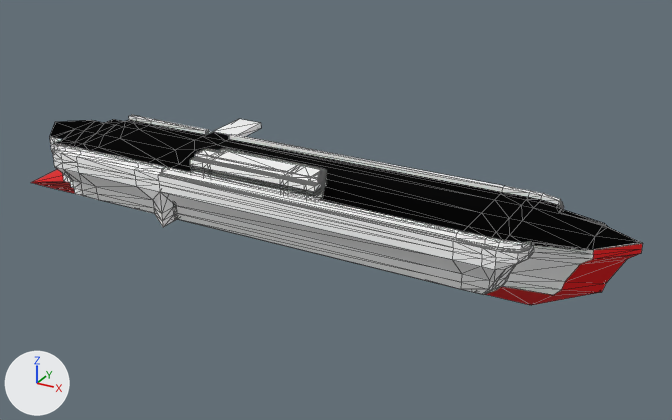
The glTF model aircraftcarriernew.glb as it was, and as the next commit left it.
The view is the same before and after, from a 50 mm lens placed at (173.0, -280.0, 128.0), pointed at (15.0, 7.0, -16.0). The lights are fixed; the arrows at lower left show +X, +Y and +Z. Mesh edges are drawn as thin lines. Where no turn or scale is listed for an object, it has been applied to the vertices.

The scene before the commit, as lines of its bpy script (objects in view):
```python
mat_runway = principled_material('Runway')
mat_runway.base_color = (0.00039, 0.00039, 0.00039)  # black #010101
mat_runway.metallic = 1.0
mat_runway.roughness = 1.0
me_cube_001 = bpy.data.meshes.new('Cube.001')
me_cube_001.from_pydata(...)  # 995 vertices, 2031 faces; spans x -48.0..215.0, y -25.0..44.0, z -28.0..10.0
# faces by material slot: [1747, 124, 84, 76]
me_cube_001.materials.append(mat_cube)  # white #ffffff
me_cube_001.materials.append(mat_runway)  # black #010101
me_cube_001.materials.append(mat_windows)  # dark grey #4e4e4e
me_cube_001.materials.append(mat_ram)  # red #e70006
ob_cube = bpy.data.objects.new('Cube', me_cube_001)
ob_cube.location = (-84.6, -7.4, 0.0)
```
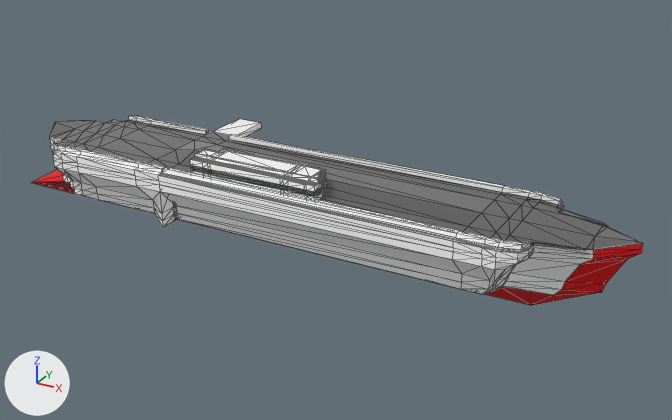
The change, as JSON lines over the scene's bpy script:
```json
{"op": "set", "path": "mat_runway.base_color", "old": "(0.00039, 0.00039, 0.00039)", "new": "(0.0405, 0.0405, 0.0405)", "note": "black #010101 -> black #393939"}
{"op": "add", "block": "mat_runway", "code": "mat_runway.sheen_weight = 1.0"}
```

Changed parts and their boxes [x1, y1, x2, y2] in the pictures (672 x 420 px):
```json
{"object": "Cube", "change": "recoloured, surface changed", "before": [49, 118, 641, 253], "after": [49, 118, 641, 253], "on screen": "black to grey"}
```
